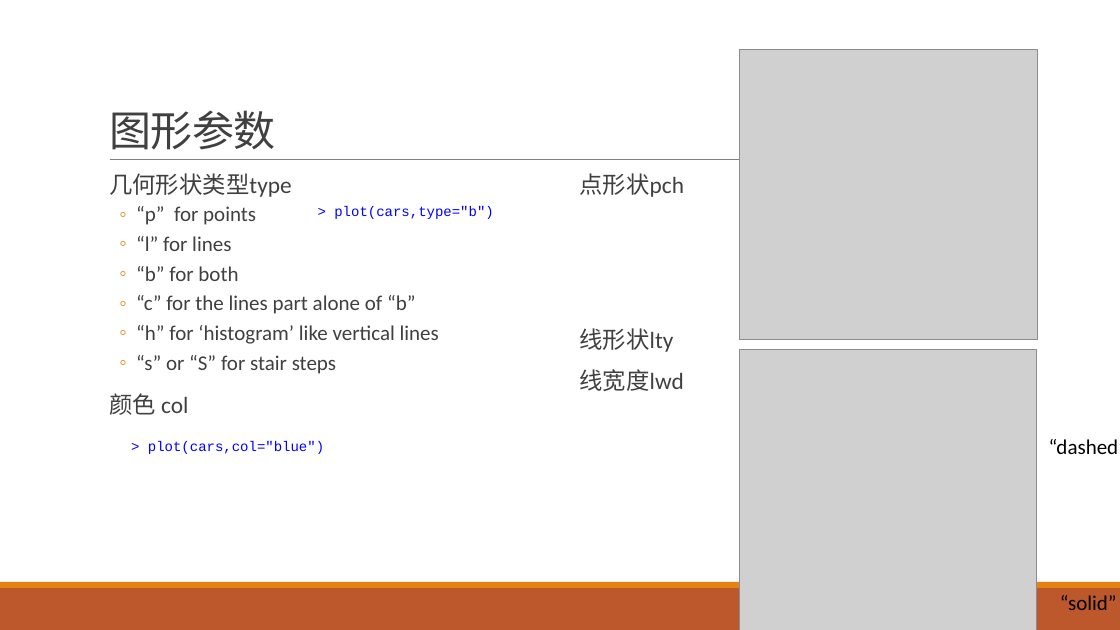
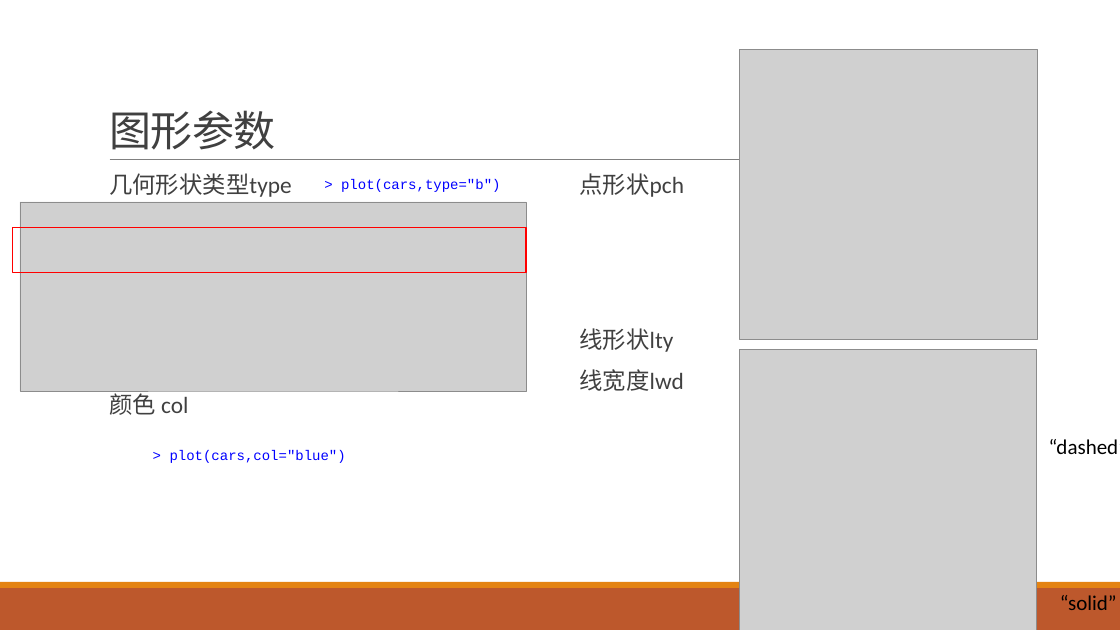
Before and after one commit to exoplanetX/DataAnalytics, a slide deck: slide 5 of 实验-5-数据可视化.pptx. Drawn at 1120x630 pixels with LibreOffice and Linux fonts; fonts in the diff are those of the drawing; grey boxes stand for pictures. Boxes give left, top, right and bottom in pixels: in the first picture for what was removed or moved away, otherwise in the second. Text is boxed around its words. In the diff, an @@ line names an element or a change of style, - is before the commit and + after.

```diff
--- a/实验-5-数据可视化.pptx
+++ b/实验-5-数据可视化.pptx
@@ text "> plot(cars,type="b")": place and size @@
-text "> plot(cars,type="b")" at (334,206,493,219)
+text "> plot(cars,type="b")" at (341,179,500,192)
@@ picture added at (20,202,526,391) @@
@@ text at (136,206,439,374): paragraphs removed @@
-  ◦ “p” for points
-  ◦ “l” for lines
-  ◦ “b” for both
-  ◦ “c” for the lines part alone of “b”
-  ◦ “h” for ‘histogram’ like vertical lines
-  ◦ “s” or “S” for stair steps
@@ rectangle added at (13,228,527,273), outline #FF0000 1.25 pt @@
@@ text "> plot(cars,col="blue")": place and size @@
-text "> plot(cars,col="blue")" at (148,441,324,454)
+text "> plot(cars,col="blue")" at (170,450,346,463)
```
Also in this commit, not shown: 1 other slide changed, 1 slide removed, 1 other file.
